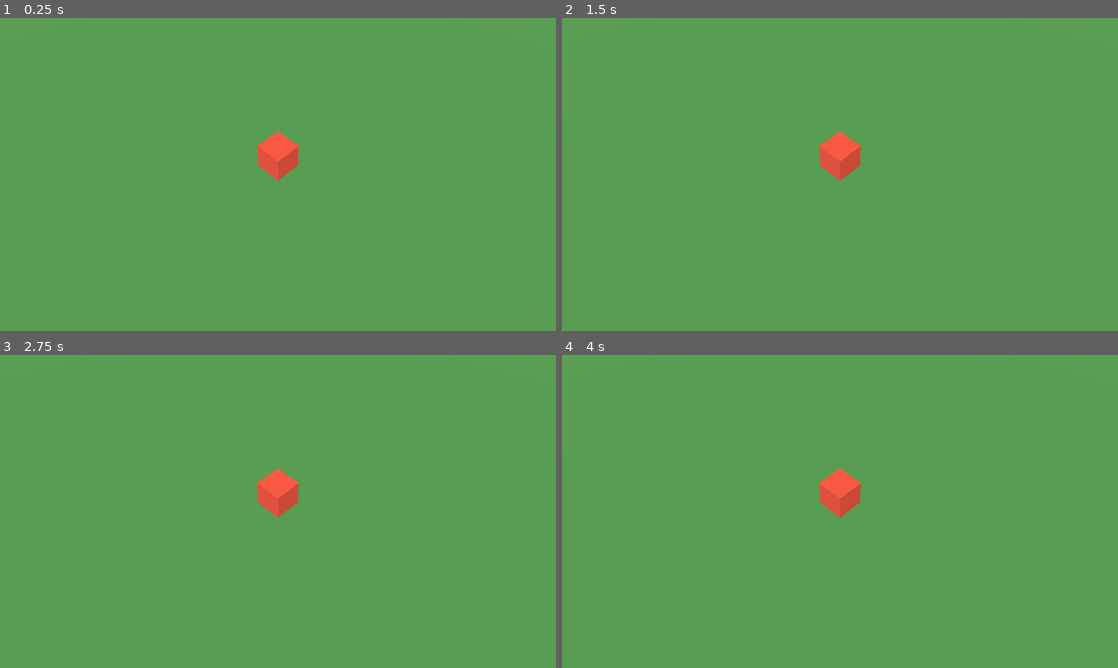
Above: before the commit, frames 1-4 (two rows, left to right).
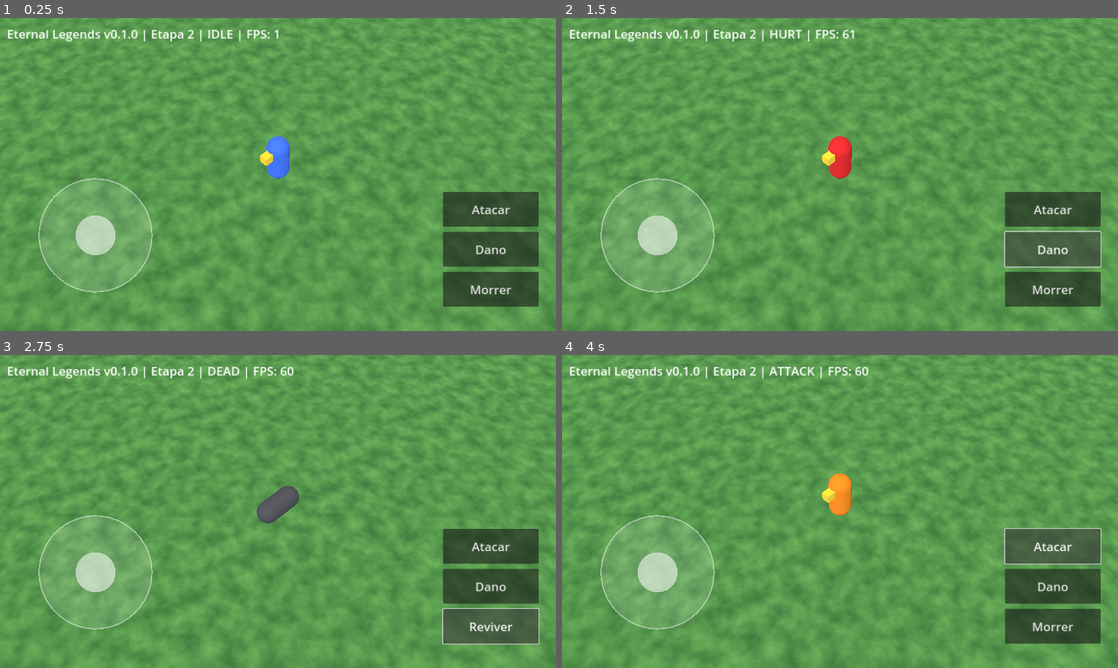
Above: after the commit, the same moments.

Repository: Astelee/eternal-legends-3d.
Game: Godot game, scene res://scenes/main/main.tscn
Two runs of this game, one before a commit and one after it. Both use one fixed random seed, a clock stepped at 60 frames per second and the inputs below.
Inputs (mouse positions are in pixels of both pictures, inside the frame that each line leads up to):
- Up to frame 1 (0.25 s): no input
- Up to frame 2 (1.5 s): click (1051, 208) at 0.5 s, where only the run after the commit has a clickable "Atacar"; click (1051, 249) at 1.25 s, where only the run after the commit has a clickable "Dano"
- Up to frame 3 (2.75 s): click (489, 627) at 2 s, where only the run after the commit has a clickable "Morrer"
- Up to frame 4 (4 s): click (1051, 627) at 2.75 s, where only the run after the commit has a clickable "Reviver"; click (1051, 545) at 3.5 s, where only the run after the commit has a clickable "Atacar"

The runs differ from the first frame. In frame 1, 11% of the frame differs, in the area x 0-100%, y 0-100%; in frame 2, 11%; in frame 3, 11%; in frame 4, 11%.
Error before the commit: Invalid assignment of property or key 'joystick' with value of type 'null instance' on a base object of type 'null instance'. (res://scripts/main/main.gd:15)

Commit message:
Atualizar o main.tscn

Diff:
--- a/scenes/main/main.tscn
+++ b/scenes/main/main.tscn
@@ -1,7 +1,9 @@
-[gd_scene load_steps=8 format=3]
+[gd_scene load_steps=14 format=3]
 
 [ext_resource type="Script" path="res://scripts/main/main.gd" id="1_main"]
 [ext_resource type="Script" path="res://scripts/camera/iso_camera.gd" id="2_cam"]
+[ext_resource type="PackedScene" path="res://scenes/player/player.tscn" id="3_player"]
+[ext_resource type="Script" path="res://scripts/ui/virtual_joystick.gd" id="4_joy"]
 
 [sub_resource type="Environment" id="Environment_1"]
 background_mode = 1
@@ -10,16 +12,29 @@
 ambient_light_color = Color(0.8, 0.85, 1, 1)
 ambient_light_energy = 0.6
 
-[sub_resource type="PlaneMesh" id="PlaneMesh_1"]
-size = Vector2(60, 60)
+[sub_resource type="FastNoiseLite" id="Noise_1"]
+frequency = 0.03
+
+[sub_resource type="Gradient" id="Gradient_1"]
+offsets = PackedFloat32Array(0, 1)
+colors = PackedColorArray(0.2, 0.42, 0.18, 1, 0.4, 0.65, 0.3, 1)
+
+[sub_resource type="NoiseTexture2D" id="NoiseTex_1"]
+width = 256
+height = 256
+seamless = true
+color_ramp = SubResource("Gradient_1")
+noise = SubResource("Noise_1")
 
 [sub_resource type="StandardMaterial3D" id="Mat_ground"]
-albedo_color = Color(0.3, 0.55, 0.25, 1)
+albedo_texture = SubResource("NoiseTex_1")
+uv1_scale = Vector3(30, 30, 30)
 
-[sub_resource type="BoxMesh" id="BoxMesh_1"]
+[sub_resource type="PlaneMesh" id="PlaneMesh_1"]
+size = Vector2(200, 200)
 
-[sub_resource type="StandardMaterial3D" id="Mat_marker"]
-albedo_color = Color(0.9, 0.3, 0.2, 1)
+[sub_resource type="BoxShape3D" id="BoxShape_1"]
+size = Vector3(200, 1, 200)
 
 [node name="Main" type="Node3D"]
 script = ExtResource("1_main")
@@ -29,14 +44,17 @@
 
 [node name="Sun" type="DirectionalLight3D" parent="."]
 
-[node name="Ground" type="MeshInstance3D" parent="."]
+[node name="Ground" type="StaticBody3D" parent="."]
+
+[node name="Mesh" type="MeshInstance3D" parent="Ground"]
 mesh = SubResource("PlaneMesh_1")
 surface_material_override/0 = SubResource("Mat_ground")
 
-[node name="Marker" type="MeshInstance3D" parent="."]
-transform = Transform3D(1, 0, 0, 0, 1, 0, 0, 0, 1, 0, 1, 0)
-mesh = SubResource("BoxMesh_1")
-surface_material_override/0 = SubResource("Mat_marker")
+[node name="Shape" type="CollisionShape3D" parent="Ground"]
+transform = Transform3D(1, 0, 0, 0, 1, 0, 0, 0, 1, 0, -0.5, 0)
+shape = SubResource("BoxShape_1")
+
+[node name="Player" parent="." instance=ExtResource("3_player")]
 
 [node name="CameraRig" type="Node3D" parent="."]
 script = ExtResource("2_cam")
@@ -49,6 +67,48 @@
 [node name="InfoLabel" type="Label" parent="UI"]
 offset_left = 16.0
 offset_top = 16.0
-offset_right = 700.0
+offset_right = 900.0
 offset_bottom = 60.0
 theme_override_font_sizes/font_size = 28
+
+[node name="Joystick" type="Control" parent="UI"]
+layout_mode = 3
+anchors_preset = 2
+anchor_top = 1.0
+anchor_bottom = 1.0
+offset_left = 40.0
+offset_top = -400.0
+offset_right = 400.0
+offset_bottom = -40.0
+grow_vertical = 0
+mouse_filter = 2
+script = ExtResource("4_joy")
+
+[node name="Actions" type="VBoxContainer" parent="UI"]
+anchors_preset = 3
+anchor_left = 1.0
+anchor_top = 1.0
+anchor_right = 1.0
+anchor_bottom = 1.0
+offset_left = -260.0
+offset_top = -320.0
+offset_right = -40.0
+offset_bottom = -40.0
+grow_horizontal = 0
+grow_vertical = 0
+theme_override_constants/separation = 12
+
+[node name="AttackButton" type="Button" parent="UI/Actions"]
+custom_minimum_size = Vector2(0, 80)
+theme_override_font_sizes/font_size = 28
+text = "Atacar"
+
+[node name="HurtButton" type="Button" parent="UI/Actions"]
+custom_minimum_size = Vector2(0, 80)
+theme_override_font_sizes/font_size = 28
+text = "Dano"
+
+[node name="DeathButton" type="Button" parent="UI/Actions"]
+custom_minimum_size = Vector2(0, 80)
+theme_override_font_sizes/font_size = 28
+text = "Morrer"
